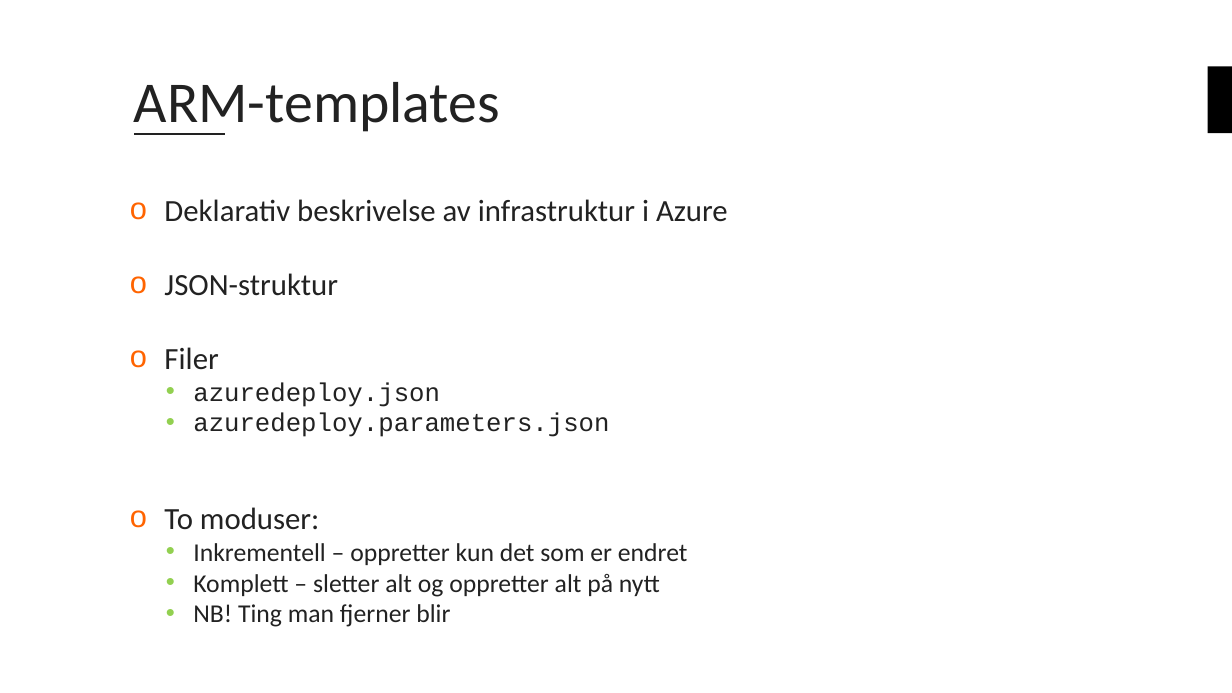
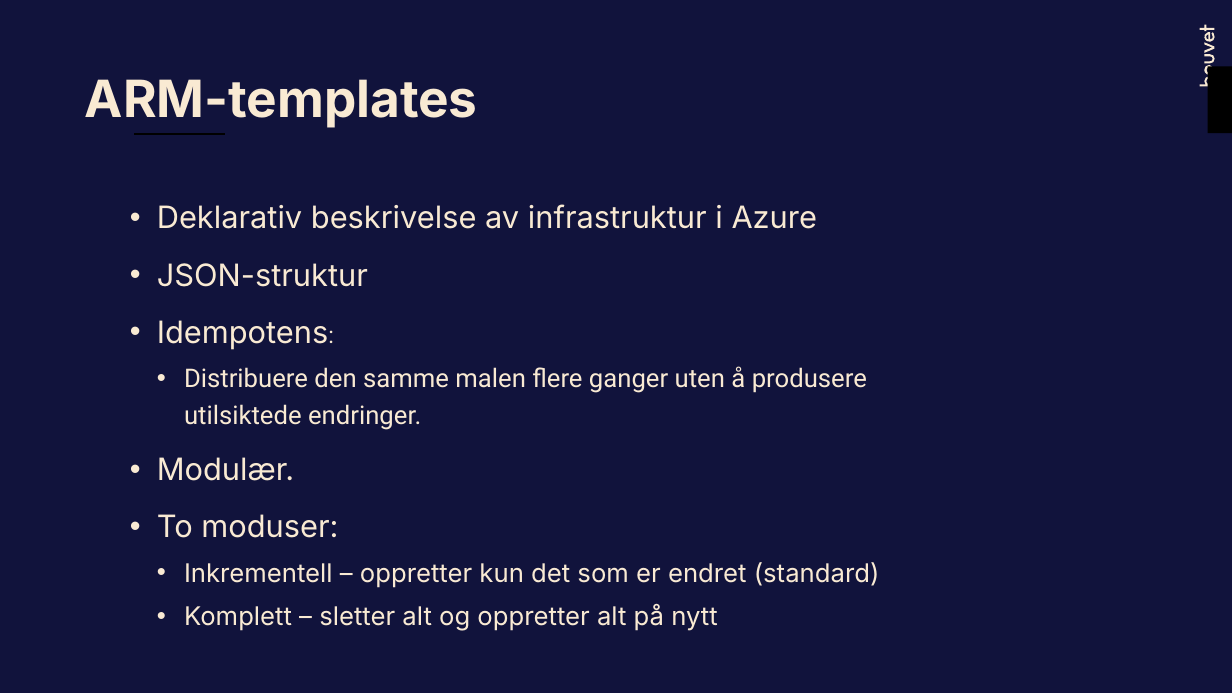
Before and after one commit to bouvet/azure-workshops, a slide deck: slide 17 of Workshop_2/Presentasjon/Azureskolen-Workshop#2.pptx. Drawn at 1232x693 pixels with LibreOffice and Linux fonts; fonts in the diff are those of the drawing; background and template pictures are left out. Boxes give left, top, right and bottom in pixels: in the first picture for what was removed or moved away, otherwise in the second. Text is boxed around its words. In the diff, an @@ line names an element or a change of style, - is before the commit and + after.

Commit message:
Oppdater presentasjon i modul 2

```diff
--- a/Workshop_2/Presentasjon/Azureskolen-Workshop#2.pptx
+++ b/Workshop_2/Presentasjon/Azureskolen-Workshop#2.pptx
@@ background #FFFFFF to #11133C @@
@@ freeform shape added at (1200,25,1215,87), fill #F9EAD3 @@
@@ freeform shape added at (1205,31,1215,42), fill #F9EAD3 @@
@@ freeform shape added at (1207,36,1207,37), fill #11133C at 55% opacity @@
@@ title "ARM-templates": place and size @@
-title "ARM-templates" at (134,82,500,135)
+title "ARM-templates" at (85,79,478,128)
@@ title "ARM-templates" at (85,79,478,128): size 45 to 40 pt, font Calibri to Inter, text colour #222222 to #F9EAD3, bold on; vertical alignment middle to top @@
@@ line (134, 134) - (226, 134): stroke #222222 2 pt to #000000 2 pt @@
@@ text at (157,204,818,631): font Calibri to Inter, text colour #222222 to #F9EAD3 in "Deklarativ beskrivelse av infrastruktur i Azure", "JSON-struktur", "To moduser:", "Komplett – sletter alt og oppretter alt ..."; bullet o to •; line spacing 1 to 1.2; more space between paragraphs; indent changed @@
@@ text at (157,320,867,481): text changed; font Courier New to Roboto; text colour #222222 to #F9EAD3 @@
-o Filer
-  • azuredeploy.json
-  • azuredeploy.parameters.json
+• Idempotens:
+  • Distribuere den samme malen flere ganger uten å produsere utilsiktede endringer.
+• Modulær.
@@ text at (184,562,880,587): text changed; font Calibri to Inter; text colour #222222 to #F9EAD3 @@
-  • Inkrementell – oppretter kun det som er endret
+  • Inkrementell – oppretter kun det som er endret (standard)
@@ text at (193,604,450,627): paragraph removed @@
-  • NB! Ting man fjerner blir
```
Also in this commit, not shown: 22 other slides changed, 3 slides added, 2 slides removed.
